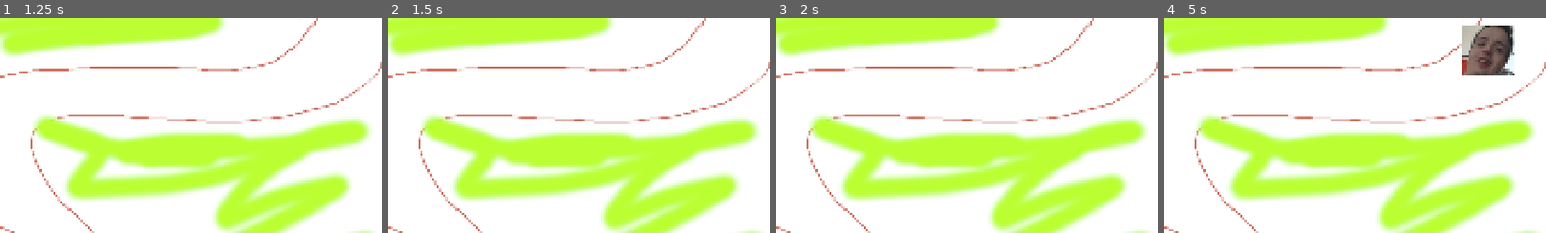
Above: before the commit, frames 1-4 (left to right).
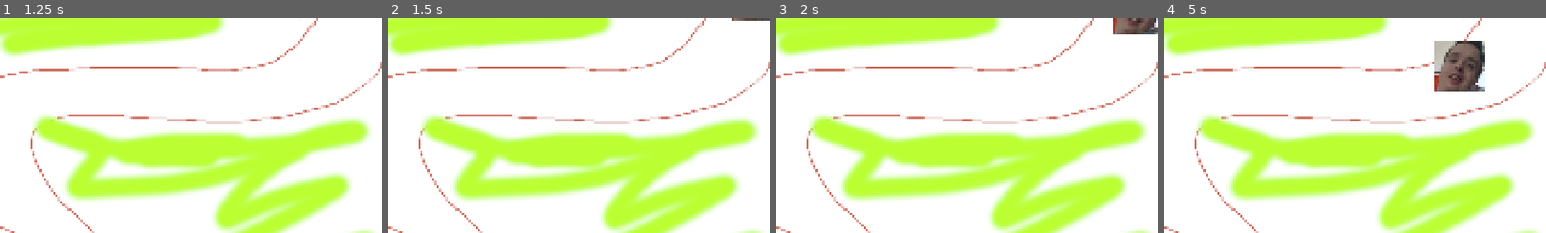
Above: after the commit, the same moments.

Repository: AstroFP/BrainRot-Tower-Defense
Game: Godot game, scene res://scenes/levels/test_level.tscn
Two runs of this game, one before a commit and one after it. Both use one fixed random seed, a clock stepped at 60 frames per second and the inputs below.
Inputs:
- Up to frame 1 (1.25 s): tap Enter at 0.5 s; hold Space (play) from 0.53 s (still down)
- Up to frame 2 (1.5 s): release Space (play) at 1.28 s; tap Space (play) at 1.35 s
- Up to frame 3 (2 s): no input
- Up to frame 4 (5 s): tap Enter at 2 s; hold Space (play) 2.03-2.78 s; tap Space (play) at 2.85, 4.35 s; hold Space (play) 3.53-4.28 s
The pictures show only the part of the screen within x 50-100%, y 0-50%; the shares and areas given below are measured in that part.

Frame 1 is identical in both runs. In frame 2, 0.1% of the frame differs, in the area x 90-100%, y 0-2%; in frame 3, 0.9%; in frame 4, 5.1%, in the area x 70-92%, y 3-35%.

Commit message:
feat: Enhance wave spawning logic to support multiple paths on the level

Diff:
--- a/scenes/levels/test_level.tscn
+++ b/scenes/levels/test_level.tscn
@@ -5,7 +5,7 @@
 
 [sub_resource type="Curve2D" id="Curve2D_86d4f"]
 _data = {
-"points": PackedVector2Array(0, 0, 0, 0, 1082, -660, 132.149, -97.4433, -132.149, 97.4433, 815, -417, 120.136, -86.7646, -120.136, 86.7646, 42, -310, 33.371, -170.859, -33.371, 170.859, 190, 184, 208.235, -13.3484, -208.235, 13.3484, -555, 280, 0, 0, 0, 0, -1175, 669)
+"points": PackedVector2Array(0, 0, 0, 0, 981, -636, 132.149, -97.4433, -132.149, 97.4433, 815, -417, 120.136, -86.7646, -120.136, 86.7646, 42, -310, 33.371, -170.859, -33.371, 170.859, 190, 184, 208.235, -13.3484, -208.235, 13.3484, -555, 280, 0, 0, 0, 0, -1081, 581)
 }
 point_count = 6
 
--- a/scenes/levels/test_level2.tscn
+++ b/scenes/levels/test_level2.tscn
@@ -1,13 +1,19 @@
-[gd_scene load_steps=4 format=3 uid="uid://cq0lm83k5jalb"]
+[gd_scene load_steps=5 format=3 uid="uid://cq0lm83k5jalb"]
 
 [ext_resource type="Texture2D" uid="uid://oak6prvucehq" path="res://assets/sprites/nig.PNG" id="1_dvnpx"]
 [ext_resource type="Script" uid="uid://813n1uieffou" path="res://scripts/game_manager.gd" id="3_q0jxe"]
 
 [sub_resource type="Curve2D" id="Curve2D_86d4f"]
 _data = {
-"points": PackedVector2Array(0, 0, 0, 0, 986, -577, 132.149, -97.4433, -132.149, 97.4433, 815, -417, 120.136, -86.7646, -120.136, 86.7646, 42, -310, 33.371, -170.859, -33.371, 170.859, 190, 184, 208.235, -13.3484, -208.235, 13.3484, -555, 280, 0, 0, 0, 0, -994, 535)
+"points": PackedVector2Array(0, 0, 0, 0, 1110, -556, 189.249, -41.8075, -189.249, 41.8075, 821, -386, 120.136, -86.7646, -120.136, 86.7646, -753, -373, 0, 0, 0, 0, -833, 676)
 }
-point_count = 6
+point_count = 4
+
+[sub_resource type="Curve2D" id="Curve2D_dnkg4"]
+_data = {
+"points": PackedVector2Array(0, 0, 0, 0, 323, 614, -196.189, -500.722, 196.189, 500.722, -439, 315, -212.295, 27.8179, 212.295, -27.8179, 95, -61, 0, 0, 0, 0, 1066, -126)
+}
+point_count = 4
 
 [node name="TestLevel2" type="Node2D"]
 
@@ -16,7 +22,11 @@
 texture = ExtResource("1_dvnpx")
 
 [node name="Path" type="Path2D" parent="."]
+position = Vector2(-72, -7)
 curve = SubResource("Curve2D_86d4f")
+
+[node name="Path2" type="Path2D" parent="."]
+curve = SubResource("Curve2D_dnkg4")
 
 [node name="Camera2D" type="Camera2D" parent="."]
 
--- a/scripts/game_manager.gd
+++ b/scripts/game_manager.gd
@@ -17,15 +17,21 @@
 var all_paths_empty = true
 var wave_spawning_in_progress = false
 
+var rng := RandomNumberGenerator.new()
+
 func _ready():
-	paths = [get_node("../Path")]
+	for path in get_parent().get_children():
+		if is_instance_of(path, Path2D):
+			paths.append(path)
 
+	if paths.is_empty():
+		printerr("No paths set on the level!")
 
 func _physics_process(delta):
 	if current_wave <= max_waves:
 		if Input.is_action_pressed("play"):
 			if !wave_in_progress:
-				spawn_wave(paths[0],current_wave-1)
+				spawn_wave(paths,current_wave-1)
 				current_wave += 1
 
 	for path in paths:
@@ -41,7 +47,7 @@
 
 
 
-func spawn_wave(path,wave_num):
+func spawn_wave(paths,wave_num):
 	wave_in_progress = true
 	wave_spawning_in_progress = true
 	var patterns = unpack_enemies_pattern(waves[wave_num])
@@ -50,8 +56,13 @@
 		for batch in pattern:
 			for enemy_number in batch[0]:
 				var enemy_to_spawn = wave_info.enemies[batch[1]].instantiate()
-				path.add_child(enemy_to_spawn)
+
+				# for now its random but should be changed to be predefined in the future
+				var random_path_idx = rng.randi_range(0,len(paths)-1)
+				paths[random_path_idx].add_child(enemy_to_spawn)
+
 				await get_tree().create_timer(waves[wave_num]["enemy_spawn_delay"]).timeout
+			await get_tree().create_timer(waves[wave_num]["enemy_batch_spawn_delay"]).timeout
 		await get_tree().create_timer(waves[wave_num]["enemy_pattern_spawn_delay"]).timeout
 
 	wave_spawning_in_progress = false
--- a/scripts/resources/wave_info.gd
+++ b/scripts/resources/wave_info.gd
@@ -12,19 +12,22 @@
 		"wave_number":1,
 		"enemies_pattern":"1H_2H_3H",
 		"enemy_spawn_delay":0.5,
+		"enemy_batch_spawn_delay":0.0,
 		"enemy_pattern_spawn_delay":5.0
 	},
 	{
 		"wave_number":2,
 		"enemies_pattern":"4H_8H",
 		"enemy_spawn_delay":0.5,
+		"enemy_batch_spawn_delay":0.0,
 		"enemy_pattern_spawn_delay":3.0
 	},
 	{
 		"wave_number":3,
 		"enemies_pattern":"1H.2H.1H.1H.1H",
-		"enemy_spawn_delay":0.75,
-		"enemy_pattern_spawn_delay":5.0
+		"enemy_spawn_delay":0.5,
+		"enemy_batch_spawn_delay":1.0,
+		"enemy_pattern_spawn_delay":0.0
 	},
 ]
 
